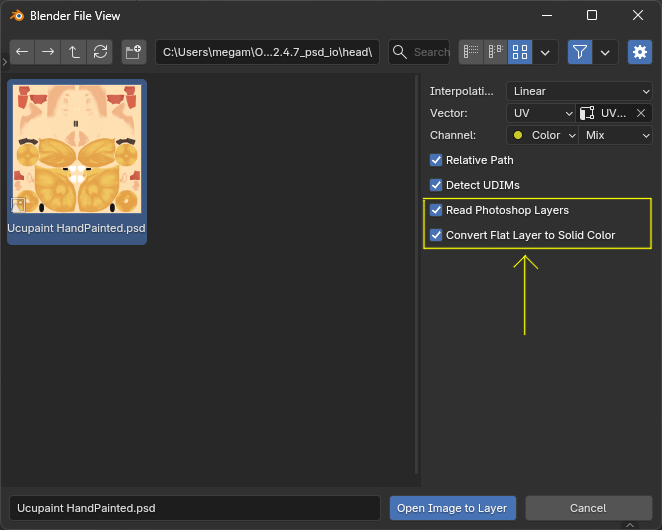
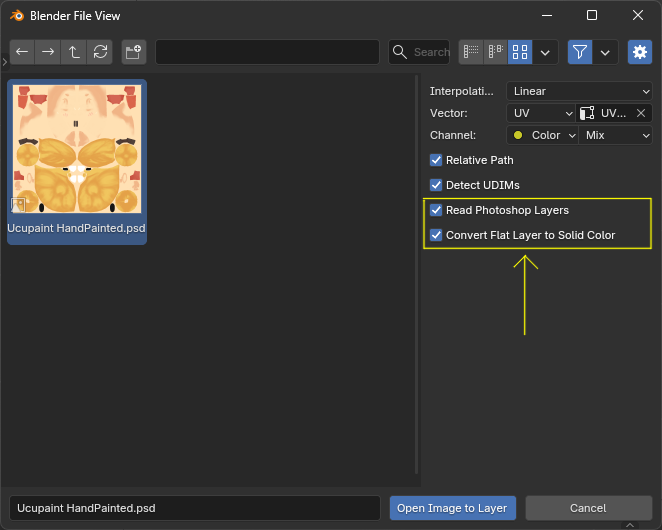
Layers edited between the first and the second w=662, h=530 image:
painted on "Pasted Layer" over [left=163, top=47, right=372, bottom=60]